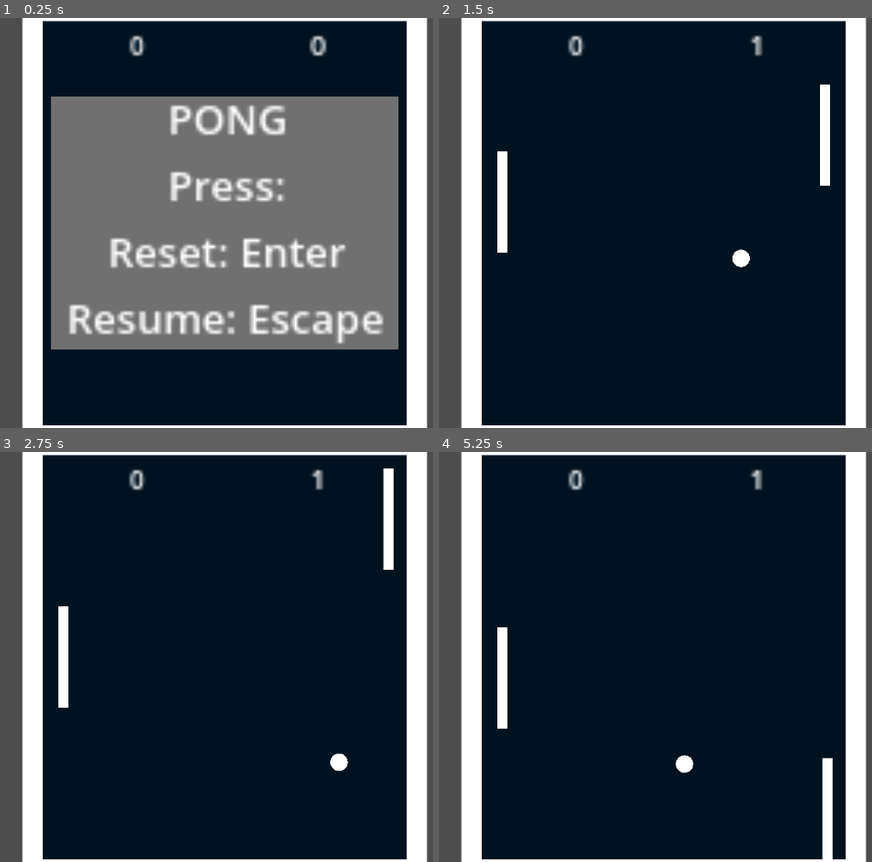
Above: before the commit, frames 1-4 (two rows, left to right).
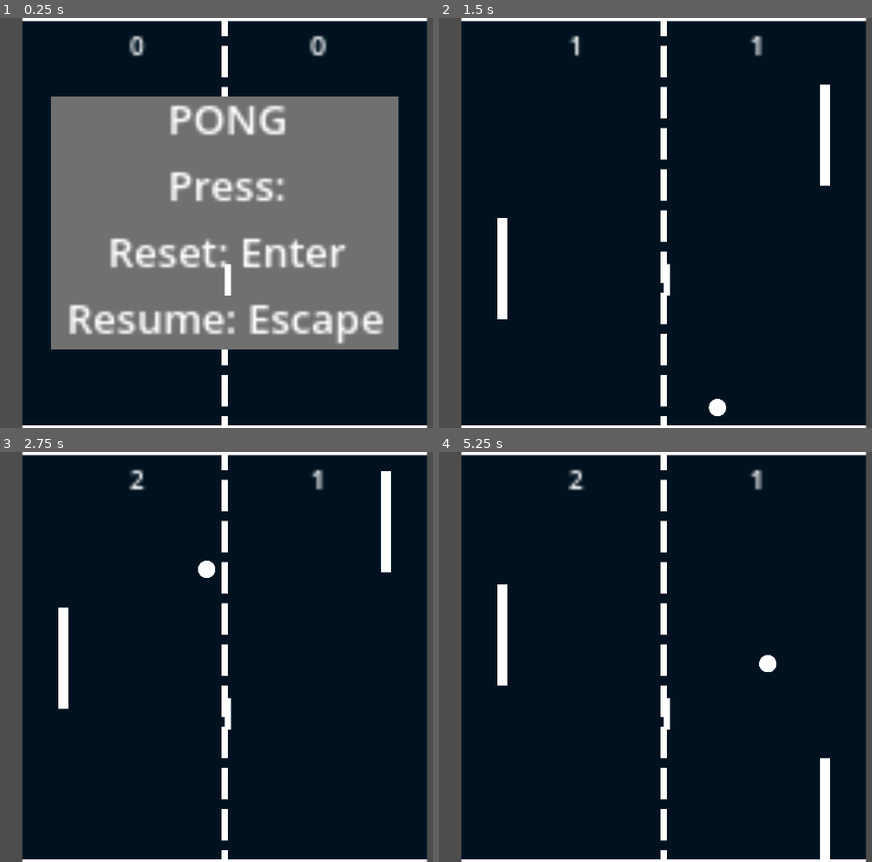
Above: after the commit, the same moments.

Repository: Kalabras/Pong2D
Game: Godot game, scene res://node_2d.tscn
Same seed, same stepped clock (60 frames per second), same inputs: the game is played once before the commit and once after it. Before the commit the project has no main scene; this scene is started directly in both runs.
Inputs:
- Up to frame 1 (0.25 s): no input
- Up to frame 2 (1.5 s): tap Enter (ui_accept) at 0.5, 0.77 s; hold Up (ui_up) 0.53-1.28 s; tap S (p2down) at 0.6 s; tap W (p2up) at 0.8, 1.35 s; hold Down (ui_down) from 1.28 s (still down)
- Up to frame 3 (2.75 s): tap Enter (ui_accept) at 1.52 s; tap S (p2down) at 1.55, 2.1 s; release Down (ui_down) at 2.03 s; hold Up (ui_up) from 2.03 s (still down); tap W (p2up) at 2.3 s
- Up to frame 4 (5.25 s): tap W (p2up) at 2.85, 3.8, 4.35 s; tap Enter (ui_accept) at 3.02, 3.77, 4.52 s; tap S (p2down) at 3.05, 3.6, 4.55, 5.1 s; release Up (ui_up) at 3.53 s; hold Down (ui_down) from 3.53 s (still down)

The runs differ from the first frame. In frame 1, 10% of the frame differs, in the area x 5-99%, y 0-100%; in frame 2, 12%; in frame 3, 12%; in frame 4, 12%.

Commit message:
Added Computer Player

Diff:
--- a/Resources/Player2.gd
+++ b/Resources/Player2.gd
@@ -1,13 +1,8 @@
 extends CharacterBody2D
 
-
-const SPEED = 6000.0
-
+const SPEED = 4000.0
 
 func _physics_process(delta):
-	var direction = Input.get_axis("p2up", "p2down")
-	if direction :
-		velocity.y = direction * SPEED * delta
-	else:
-		velocity.y = 0
+	var ball = get_node("/root/Arena/Ball").get_global_position()
+	velocity.y = position.direction_to(ball).y * SPEED * delta
 	move_and_slide()
--- a/Resources/ball.gd
+++ b/Resources/ball.gd
@@ -1,7 +1,7 @@
 extends CharacterBody2D
 
 var rng = RandomNumberGenerator.new()
-@export var speed := 100
+@export var speed := 300
 
 #var velocity = 0
 
--- a/node_2d.tscn
+++ b/node_2d.tscn
@@ -16,20 +16,6 @@
 [sub_resource type="GradientTexture2D" id="GradientTexture2D_ab0jb"]
 gradient = SubResource("Gradient_7y808")
 
-[sub_resource type="Gradient" id="Gradient_yn7fs"]
-offsets = PackedFloat32Array(1)
-colors = PackedColorArray(1, 1, 1, 1)
-
-[sub_resource type="GradientTexture2D" id="GradientTexture2D_q56ef"]
-gradient = SubResource("Gradient_yn7fs")
-
-[sub_resource type="Gradient" id="Gradient_da452"]
-offsets = PackedFloat32Array(1)
-colors = PackedColorArray(1, 1, 1, 1)
-
-[sub_resource type="GradientTexture2D" id="GradientTexture2D_p2juc"]
-gradient = SubResource("Gradient_da452")
-
 [sub_resource type="RectangleShape2D" id="RectangleShape2D_7seq5"]
 size = Vector2(20, 146)
 
@@ -49,16 +35,6 @@
 [node name="Background" type="Sprite2D" parent="."]
 scale = Vector2(2, 2)
 texture = SubResource("GradientTexture2D_ab0jb")
-
-[node name="Bar1" type="Sprite2D" parent="."]
-position = Vector2(60.8, 0)
-scale = Vector2(0.1, 2)
-texture = SubResource("GradientTexture2D_q56ef")
-
-[node name="Bar2" type="Sprite2D" parent="."]
-position = Vector2(-60.8, 0)
-scale = Vector2(0.1, 2)
-texture = SubResource("GradientTexture2D_p2juc")
 
 [node name="Player" parent="." instance=ExtResource("1_7db1o")]
 position = Vector2(51, 0)
@@ -101,6 +77,70 @@
 [node name="CollisionShape2D" type="CollisionShape2D" parent="wall2"]
 position = Vector2(2, 0)
 shape = SubResource("RectangleShape2D_7seq5")
+
+[node name="Divider" type="Control" parent="."]
+layout_mode = 3
+anchors_preset = 0
+offset_left = -4.0
+offset_top = -69.0
+offset_right = 36.0
+offset_bottom = -29.0
+
+[node name="ColorRect" type="ColorRect" parent="Divider"]
+layout_mode = 2
+offset_left = 3.0
+offset_right = 5.0
+offset_bottom = 10.0
+
+[node name="ColorRect" type="ColorRect" parent="Divider/ColorRect"]
+offset_top = 13.0
+offset_right = 2.0
+offset_bottom = 23.0
+
+[node name="ColorRect" type="ColorRect" parent="Divider/ColorRect/ColorRect"]
+offset_top = 13.0
+offset_right = 2.0
+offset_bottom = 23.0
+
+[node name="ColorRect" type="ColorRect" parent="Divider/ColorRect/ColorRect/ColorRect"]
+offset_top = 13.0
+offset_right = 2.0
+offset_bottom = 23.0
+
+[node name="ColorRect" type="ColorRect" parent="Divider/ColorRect/ColorRect/ColorRect/ColorRect"]
+offset_top = 13.0
+offset_right = 2.0
+offset_bottom = 23.0
+
+[node name="ColorRect" type="ColorRect" parent="Divider/ColorRect/ColorRect/ColorRect/ColorRect/ColorRect"]
+offset_top = 13.0
+offset_right = 2.0
+offset_bottom = 23.0
+
+[node name="ColorRect" type="ColorRect" parent="Divider/ColorRect/ColorRect/ColorRect/ColorRect/ColorRect/ColorRect"]
+offset_top = 13.0
+offset_right = 2.0
+offset_bottom = 23.0
+
+[node name="ColorRect" type="ColorRect" parent="Divider/ColorRect/ColorRect/ColorRect/ColorRect/ColorRect/ColorRect/ColorRect"]
+offset_top = 13.0
+offset_right = 2.0
+offset_bottom = 23.0
+
+[node name="ColorRect" type="ColorRect" parent="Divider/ColorRect/ColorRect/ColorRect/ColorRect/ColorRect/ColorRect/ColorRect/ColorRect"]
+offset_top = 13.0
+offset_right = 2.0
+offset_bottom = 23.0
+
+[node name="ColorRect" type="ColorRect" parent="Divider/ColorRect/ColorRect/ColorRect/ColorRect/ColorRect/ColorRect/ColorRect/ColorRect/ColorRect"]
+offset_top = 13.0
+offset_right = 2.0
+offset_bottom = 23.0
+
+[node name="ColorRect" type="ColorRect" parent="Divider/ColorRect/ColorRect/ColorRect/ColorRect/ColorRect/ColorRect/ColorRect/ColorRect/ColorRect/ColorRect"]
+offset_top = 13.0
+offset_right = 2.0
+offset_bottom = 23.0
 
 [node name="UI" type="Control" parent="."]
 layout_mode = 3
@@ -154,6 +194,11 @@
 label_settings = SubResource("LabelSettings_w7haf")
 horizontal_alignment = 1
 
+[node name="ColorRect" type="ColorRect" parent="."]
+offset_top = 13.0
+offset_right = 2.0
+offset_bottom = 23.0
+
 [connection signal="body_entered" from="wall" to="." method="_on_wall_body_entered"]
 [connection signal="body_entered" from="wall" to="UI/ScoreP2" method="_on_wall_body_entered"]
 [connection signal="body_entered" from="wall2" to="." method="_on_wall_2_body_entered"]
--- a/project.godot
+++ b/project.godot
@@ -11,6 +11,7 @@
 [application]
 
 config/name="2D"
+run/main_scene="res://node_2d.tscn"
 config/features=PackedStringArray("4.0", "GL Compatibility")
 config/icon="res://icon.svg"
 
Not shown: 1 places in node_2d.tscn that only renumber resources
